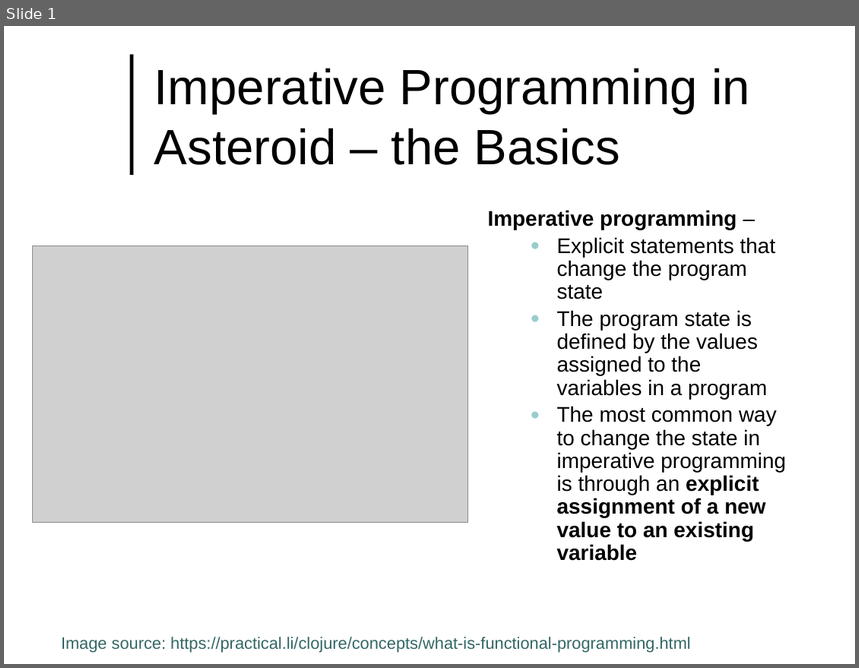
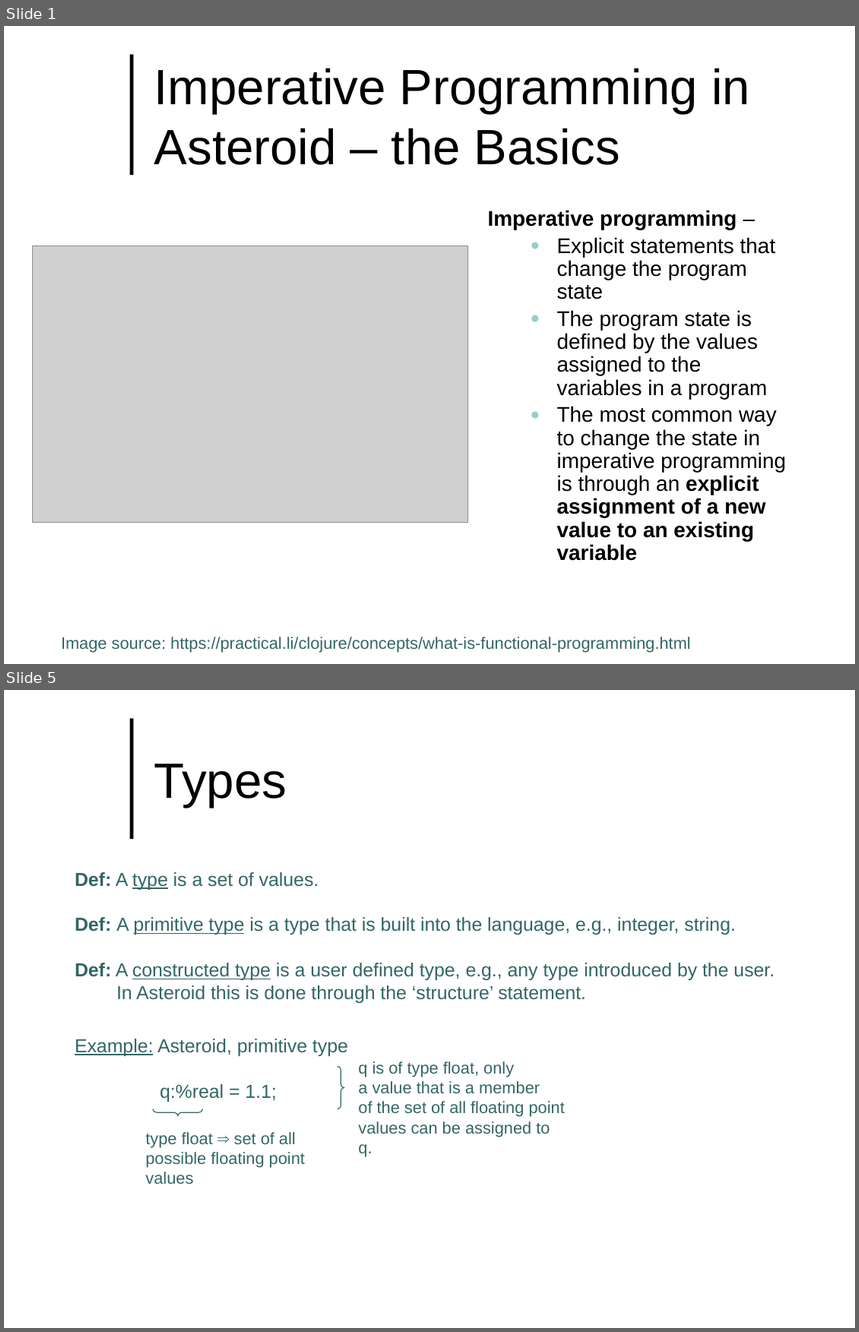
Before and after one commit to lutzhamel/CSC493, a slide deck: notes/csc493-ln002.pptx. Shown one above the other, each under a label of ours: slide 1 before the commit, slides 1 and 5 after it; the slides between them are not shown. The pictures are 859x668 and 859x1332 pixels, drawn with LibreOffice and Linux fonts; fonts in the diff are those of the drawing; grey boxes stand for pictures; background and template pictures are left out. Boxes give left, top, right and bottom in pixels: in the first picture for what was removed or moved away, otherwise in the second. Text is boxed around its words. In the diff, an @@ line names an element or a change of style, - is before the commit and + after.

```diff
--- a/notes/csc493-ln002.pptx
+++ b/notes/csc493-ln002.pptx
@@ slide 5 added at (4, 690, 855, 1328), background #FFFFFF; not listed: 1 template element that a slide beside it also shows @@
@@ title added at (154, 764, 287, 808), 42 pt, text #000000 @@
+Types
@@ text added at (75, 872, 775, 1003), 16 pt, text #336666 @@
+Def: A type is a set of values.
+Def: A primitive type is a type that is built into the language, e.g., integer, string.
+Def: A constructed type is a user defined type, e.g., any type introduced by the user.
+In Asteroid this is done through the ‘structure’ statement.
@@ group added at (75, 1039, 565, 1184): 3 texts, 2 right braces @@
+Example: Asteroid, primitive type
+q:%real = 1.1;
+type float ⇒ set of all
+possible floating point values
+q is of type float, only
+a value that is a member
+of the set of all floating point
+values can be assigned to q.
```
Also in this commit, not shown: 4 slides changed, 17 other slides added, 1 slide removed, 15 other files.
